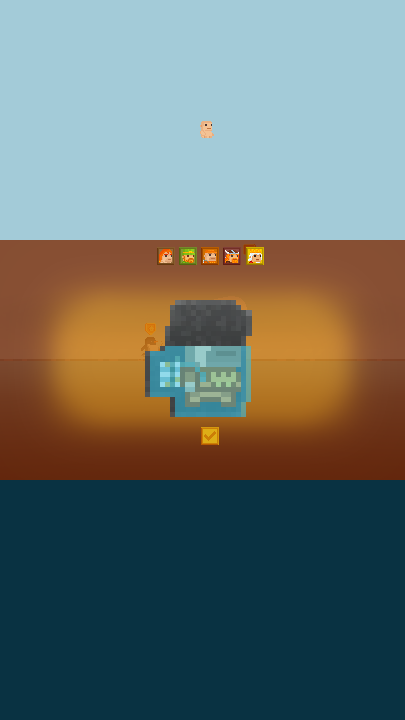
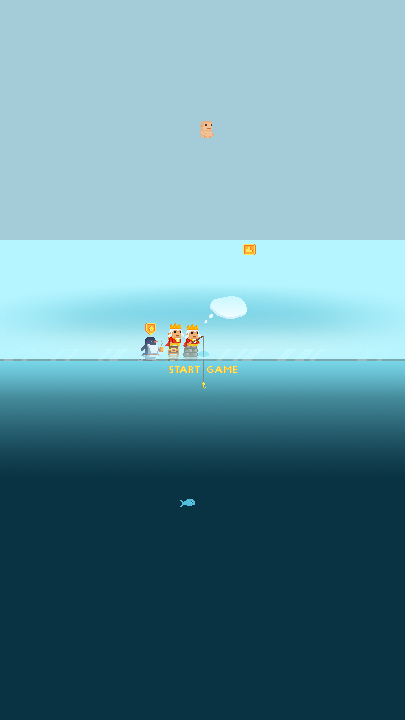
Revision of a layered w=405, h=720 image; what changed, layer by layer:
added layer "Слой 1" above "Болванка перса" over bbox(180, 499, 195, 507)
hid group "Иконки" (15 layers) over bbox(157, 247, 264, 265)
hid group "Кнопка выбора" (2 layers) over bbox(201, 427, 219, 445)
hid group "Доставщик" (2nd of 2) (4 layers) over bbox(145, 300, 256, 417)
hid "Фон меню персонажей" (2nd of 2) over bbox(0, 240, 405, 480)
